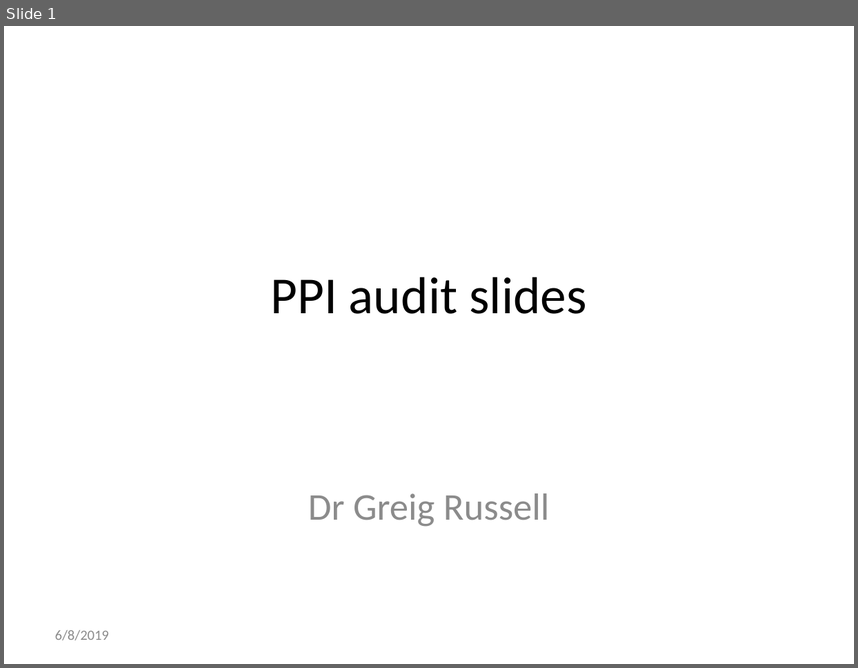
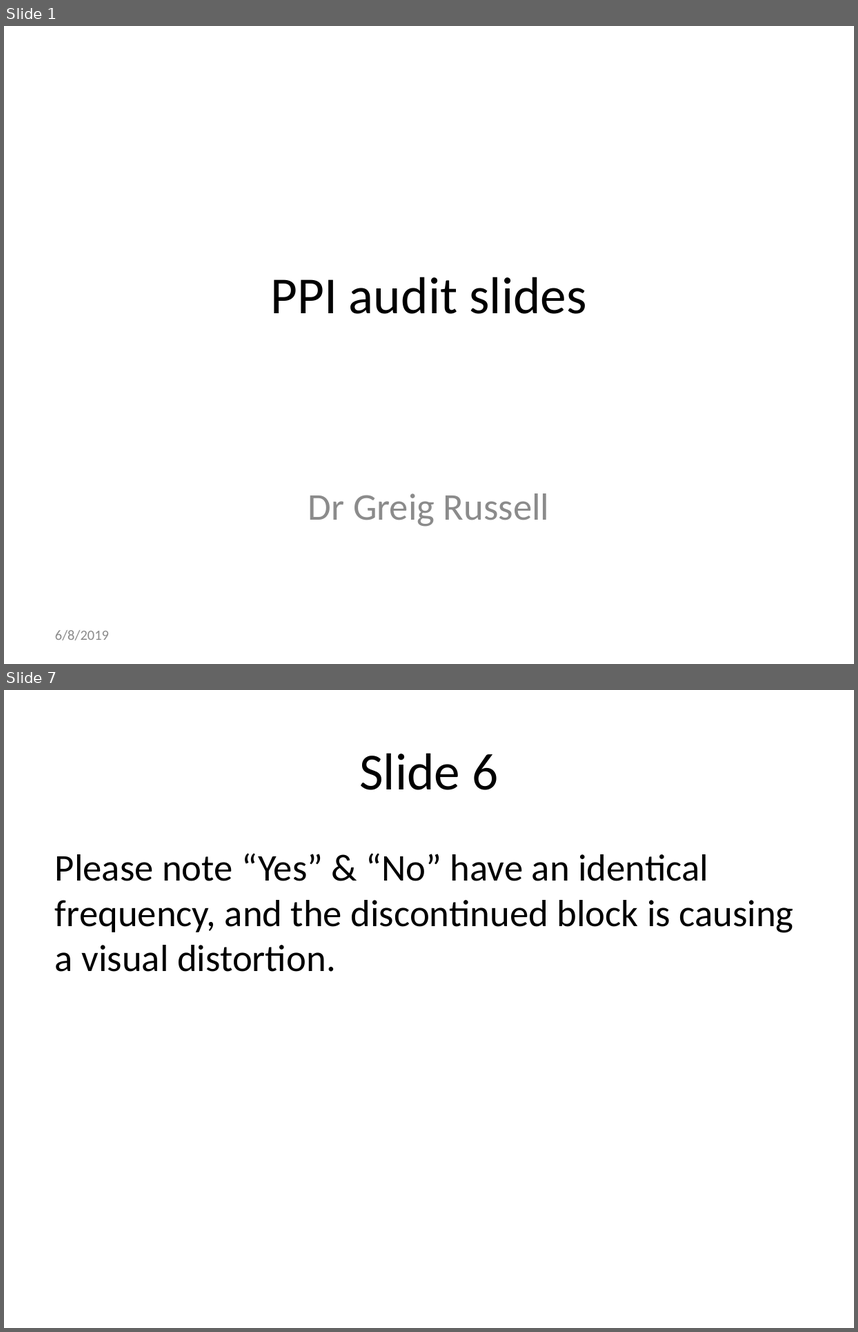
Before and after one commit to GreigR/PPI_2019, a slide deck: PPI_slides.pptx. Shown one above the other, each under a label of ours: slide 1 before the commit, slides 1 and 7 after it; the slides between them are not shown. The pictures are 858x668 and 858x1332 pixels, drawn with LibreOffice and Linux fonts; fonts in the diff are those of the drawing. Boxes give left, top, right and bottom in pixels: in the first picture for what was removed or moved away, otherwise in the second. Text is boxed around its words. In the diff, an @@ line names an element or a change of style, - is before the commit and + after.

```diff
--- a/PPI_slides.pptx
+++ b/PPI_slides.pptx
@@ slide 7 added at box(4, 690, 854, 1328), background #FFFFFF @@
@@ title added at box(359, 753, 498, 790), 44 pt, text #000000 @@
+Slide 6
@@ text added at box(55, 853, 793, 972), 32 pt, text #000000 @@
+Please note “Yes” & “No” have an identical frequency, and the discontinued block is causing a visual distortion.
```
Also in this commit, not shown: 17 other slides added, 2 other files.
